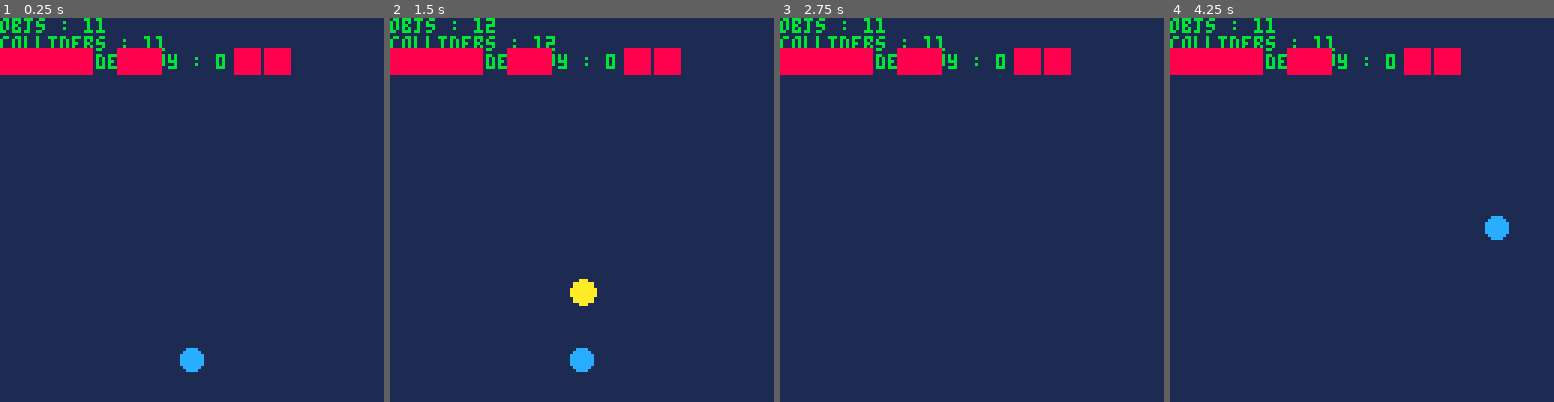
Above: before the commit, frames 1-4 (left to right).
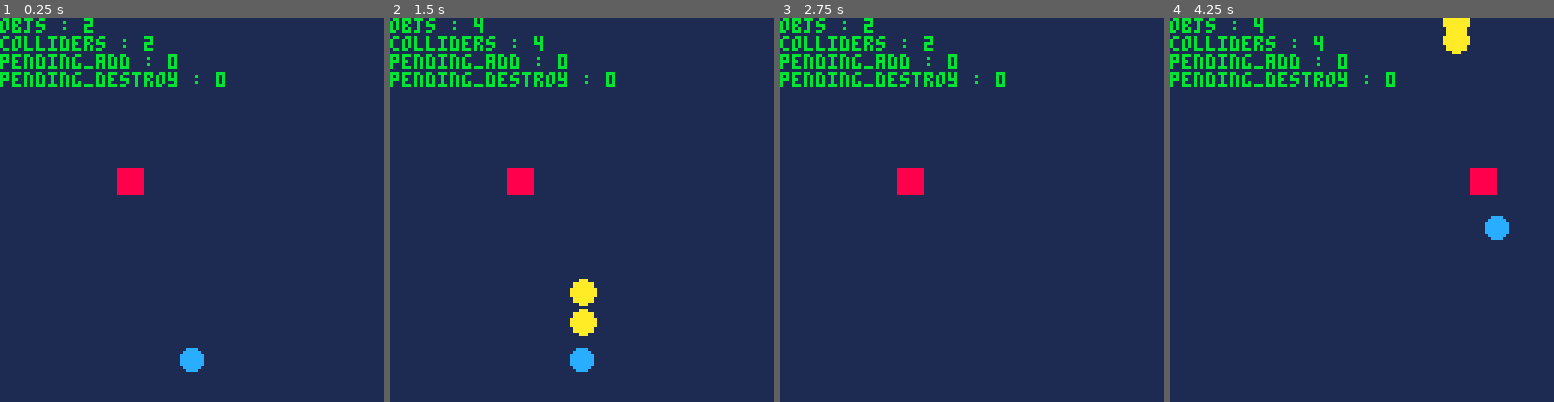
Above: after the commit, the same moments.

Repository: chihirotange/pico8
Game: PICO-8 cartridge shmup2/main.p8
Same seed, same stepped clock (60 frames per second), same inputs: the game is played once before the commit and once after it.
Inputs:
- Up to frame 1 (0.25 s): no input
- Up to frame 2 (1.5 s): tap O (Z key) at 0.33, 0.7, 1.43 s
- Up to frame 3 (2.75 s): hold Left 1.97-2.37 s; tap O (Z key) at 2.22 s; hold Down from 2.42 s (still down)
- Up to frame 4 (4.25 s): release Down at 2.82 s; hold Right 2.87-3.53 s; tap O (Z key) at 3.1, 3.98 s; hold Up 3.58-4.08 s; hold Right from 4.13 s (still down)

The runs differ from the first frame. In frame 1, 5.1% of the frame differs, in the area x 0-76%, y 0-47%; in frame 2, 5.6%; in frame 3, 5.1%; in frame 4, 5.7%, in the area x 0-86%, y 0-47%.

Commit message:
only check collider on bullet

Diff:
--- a/shmup2/bullet.lua
+++ b/shmup2/bullet.lua
@@ -18,8 +18,17 @@
             end
         end,
         on_overlap = function(self, other_obj)
+            printh("bullet")
             if other_obj.team ~= nil and (self.team ~= other_obj.team) then
                 self:destroy()
+            end
+        end,
+        detect_collision = function(self)
+            for obj in all(all_collider_object) do
+                if col(self, obj) and not obj.pending_destroy then
+                    self:on_overlap(obj)
+                    obj:on_overlap(self)
+                end
             end
         end,
         draw = function(self)
--- a/shmup2/enemy.lua
+++ b/shmup2/enemy.lua
@@ -4,12 +4,11 @@
         y = _y,
         team = _team_enemy,
         on_overlap = function(self, other_obj)
-            _ENV = self
+            local _ENV = self
             if other_obj.team ~= nil and contains(other_obj.tags, "can_deal_dmg") then
                 create_part_system(x, y, 10, 8, 15)
-                printh("hit")
-                -- self:destroy()
-                -- create_enemy(rnd(120), 20)
+                self:destroy()
+                create_enemy(rnd(120), 50)
             end
         end,
         draw = function(self)
--- a/shmup2/framework/class.lua
+++ b/shmup2/framework/class.lua
@@ -18,11 +18,7 @@
     on_overlap = function(self, other_obj)
     end,
     detect_collision = function(self)
-        for obj in all(all_collider_object) do
-            if col(self, obj) and not contains(pending_destroy_object, obj) then
-                self:on_overlap(obj)
-            end
-        end
+
     end,
     update = function(self)
     end,
@@ -35,6 +31,11 @@
 
 update_all_objects = function()
     --add pending add to object list
+    for pd_obj in all(pending_destroy_object) do
+        del(all_objects, pd_obj)
+        del(all_collider_object, pd_obj)
+    end
+    pending_destroy_object = {}
     for pa_obj in all(pending_add_objects) do
         add(all_objects, pa_obj)
         if pa_obj.have_collider then
@@ -43,18 +44,11 @@
     end
     pending_add_objects = {}
 
-    --destroy objects
-    for pd_obj in all(pending_destroy_object) do
-        del(all_objects, pd_obj)
-        del(all_collider_object, pd_obj)
+    for obj in all(all_collider_object) do
+        obj:detect_collision()
     end
-    pending_destroy_object = {}
-    -- collision update and object update
     for obj in all(all_objects) do
         obj:update()
-    end
-    for obj in all(all_collider_object) do
-        obj:detect_collision()
     end
 end
 
--- a/shmup2/framework/particle.lua
+++ b/shmup2/framework/particle.lua
@@ -7,7 +7,7 @@
         lifetime = 0, -- unit is frame
         lifespan = _lifespan + rnd(5),
         update = function(self)
-            _ENV = self
+            local _ENV = self
             lifetime += 1
             r *= 0.9
             if lifetime >= lifespan then
@@ -18,7 +18,7 @@
             _ENV = self
             circfill(x, y, r, c)
         end
-    })
+    }, false)
 end
 
 function create_part_system(x, y, _r, c, ls)
--- a/shmup2/game.lua
+++ b/shmup2/game.lua
@@ -1,7 +1,7 @@
 function _init()
     printh("start")
-    for i = 1, 10 do
-        create_enemy(rnd(120), 10)
+    for i = 1,1 do
+        create_enemy(rnd(120), 50)
     end
     -- create_enemy(100, 10)
 end
@@ -19,5 +19,6 @@
 function draw_debug()
     text_debug("objs", count(all_objects))
     text_debug("colliders", count(all_collider_object))
+    text_debug("pending_add", count(pending_add_objects))
     text_debug("pending_destroy", count(pending_destroy_object))
 end
--- a/shmup2/ship.lua
+++ b/shmup2/ship.lua
@@ -8,7 +8,7 @@
     sx = 0,
     sy = 0,
     spr_i = 2,
-    default_bul_timer = 10, --unit is frames
+    default_bul_timer = 2, --unit is frames
     bul_timer = 0,
     update = function(self)
         local _ENV = self
